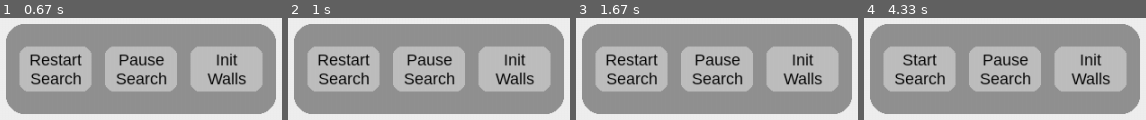
Above: before the commit, frames 1-4 (left to right).
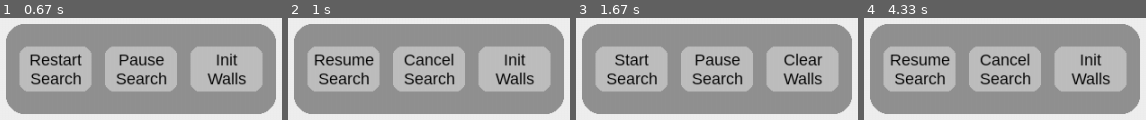
Above: after the commit, the same moments.

Repository: Kiwi-qiqi/Path_Planning
Game: pygame game, started from Test/Button_Test.py
Two runs of this game, one before a commit and one after it. Both use one fixed random seed, a clock stepped at 60 frames per second and the inputs below.
Inputs (mouse positions are in pixels of both pictures, inside the frame that each line leads up to):
- Up to frame 1 (0.67 s): press the mouse at (56, 69) at 0.37 s; move the mouse to (outside the picture) at 0.47 s; release the mouse at (outside the picture) at 0.6 s
- Up to frame 2 (1 s): press the mouse at (429, 69) at 0.7 s; move the mouse to (outside the picture) at 0.8 s; release the mouse at (outside the picture) at 0.93 s
- Up to frame 3 (1.67 s): press the mouse at (717, 69) at 1.03 s; move the mouse to (outside the picture) at 1.13 s; release the mouse at (outside the picture) at 1.27 s; press the mouse at (801, 69) at 1.37 s; move the mouse to (748, 64) at 1.47 s; release the mouse at (697, 60) at 1.6 s
- Up to frame 4 (4.33 s): press the mouse at (1089, 69) at 1.7 s; move the mouse to (outside the picture) at 1.8 s; release the mouse at (outside the picture) at 1.93 s; press the mouse at (1089, 69) at 2.03 s; move the mouse to (875, 33) at 2.13 s; release the mouse at (outside the picture) at 2.27 s; press the mouse at (1089, 69) at 2.37 s; move the mouse to (outside the picture) at 2.47 s; release the mouse at (outside the picture) at 2.6 s; press the mouse at (920, 69) at 2.7 s; move the mouse to (outside the picture) at 2.8 s; release the mouse at (outside the picture) at 2.93 s; press the mouse at (920, 69) at 3.03 s; move the mouse to (outside the picture) at 3.13 s; release the mouse at (outside the picture) at 3.27 s; press the mouse at (920, 69) at 3.37 s; move the mouse to (982, 30) at 3.47 s; release the mouse at (outside the picture) at 3.6 s; press the mouse at (920, 69) at 3.7 s; move the mouse to (914, 40) at 3.8 s; release the mouse at (outside the picture) at 3.93 s; press the mouse at (1005, 69) at 4.03 s; move the mouse to (outside the picture) at 4.13 s; release the mouse at (outside the picture) at 4.27 s

Frame 1 is identical in both runs. In frame 2, 2.9% of the frame differs, in the area x 9-59%, y 34-48%; in frame 3, 2.3%; in frame 4, 2.8%.

Commit message:
Figure out Button process logical

Diff:
--- a/Map/Button.py
+++ b/Map/Button.py
@@ -151,6 +151,17 @@
 
 
 #----------------------------------------Button文字与状态更新部分----------------------------------------
+    def reinit_button(self):
+        # print('Trigger search_over')
+        # 如果搜索以及动态展示结束，则修改button2为Clear Path
+        self.search_over = False
+
+        self.text[1]['label'] = 'Clear\nPath'
+        self.text[1]['callback']  = lambda: setattr(self, 'clear_path', True)
+
+        self.add_text_to_buttons()
+
+
     def execute_button_action(self, index):
         """
         点击button后, 根据当前button状态执行相应操作
@@ -179,19 +190,17 @@
 
         if index == 1:
             # Button 2
-            if self.dynamic_visualize:
-                if self.pause_search:
-                    self.dynamic_visualize = False
-                    self.pause_search = False
-                    self.text[index]['label'] = 'Cancel\nSearch'
-                    self.text[index]['callback']  = lambda: setattr(self, 'cancel_search', True)
-
-                    # 点击暂停后, start_search 和 restart_search
-                    # 此时button 1文字也对应修改
-                    self.text[index-1]['label'] = 'Resume\nSearch'
-                    self.text[index-1]['callback']  = lambda: setattr(self, 'resume_search', True)
-                else:
-                    pass
+            if self.pause_search:
+                self.dynamic_visualize = False
+
+                self.text[index]['label'] = 'Cancel\nSearch'
+                self.text[index]['callback']  = lambda: setattr(self, 'cancel_search', True)
+
+                # 点击暂停后, start_search 和 restart_search
+                # 此时button 1文字也对应修改
+                self.text[index-1]['label'] = 'Resume\nSearch'
+                self.text[index-1]['callback']  = lambda: setattr(self, 'resume_search', True)
+
 
             if self.cancel_search:
                 self.dynamic_visualize = False
@@ -204,12 +213,17 @@
                 self.text[index-1]['label'] = 'Start\nSearch'
                 self.text[index-1]['callback']  = lambda: setattr(self, 'start_search', True)
 
-            if self.search_over:
-                # 如果搜索以及动态展示结束，则修改button2为Clear Path
-                self.search_over = False
-
-                self.text[index]['label'] = 'Clear\nPath'
-                self.text[index]['callback']  = lambda: setattr(self, 'clear_path', True)
+            # if self.search_over:
+            #     print('Trigger search_over')
+            #     # 如果搜索以及动态展示结束，则修改button2为Clear Path
+            #     self.search_over = False
+
+            #     self.text[index]['label'] = 'Clear\nPath'
+            #     self.text[index]['callback']  = lambda: setattr(self, 'clear_path', True)
+
+            #     # 此时button 1文字也对应修改
+            #     self.text[index-1]['label'] = 'Start\nSearch'
+            #     self.text[index-1]['callback']  = lambda: setattr(self, 'start_search', True)
 
             if self.clear_path:
                 # 搜索结束后，点击clear_path全部清空所有路径与已拓展网格
@@ -220,7 +234,7 @@
 
                 # 此时button 1文字也对应修改
                 self.text[index-1]['label'] = 'Start\nSearch'
-                print(self.text[index-1]['label'])
+                # print(self.text[index-1]['label'])
                 self.text[index-1]['callback']  = lambda: setattr(self, 'start_search', True)
 
         if index == 2:
@@ -249,6 +263,7 @@
             # 如果点击到了button上,此时禁止处理button处的网格
             self.button_click = True
 
+            # 触发对应的button的事件
             for button in self.text:
                 if button['rect'].collidepoint(mouse_pos):
                     button_index = self.text.index(button)
--- a/Map/pygame_test.py
+++ b/Map/pygame_test.py
@@ -36,6 +36,46 @@
 start_time = None
 pause_time = None
 
+def button1_test(start_button_pressed):
+    if not start_button_pressed:
+        start_button_pressed = True
+        start_time = time.time()
+        pause_time = None
+        start_button_text = font.render("Start", True, BLACK)
+        pause_button_text = font.render("Pause", True, BLACK)
+        return start_time, pause_time, start_button_text, pause_button_text
+
+def button2_test(start_button_pressed, pause_button_pressed, start_time):
+    if start_button_pressed:
+        pause_button_pressed = not pause_button_pressed
+        if pause_button_pressed:
+            pause_button_text = font.render("Cancel", True, BLACK)
+            start_button_text = font.render("Continue", True, BLACK)
+            pause_time = time.time()
+        else:
+            pause_button_text = font.render("Pause", True, BLACK)
+            start_button_text = font.render("Start", True, BLACK)
+            start_time += time.time() - pause_time
+    return start_time, pause_time, start_button_text, pause_button_text
+
+def dynamic_countdown(start_button_pressed, pause_button_pressed, start_time, pause_time):
+    # 计算倒数时间
+    if start_button_pressed and not pause_button_pressed:
+        countdown = 10 - int(time.time() - start_time)
+        if countdown <= 0:
+            countdown = 0
+            start_button_pressed = False
+            start_button_text = font.render("Start", True, BLACK)
+            pause_button_text = font.render("Pause", True, BLACK)
+            start_time = None
+            pause_time = None
+    elif start_button_pressed and pause_button_pressed:
+        countdown = countdown
+    else:
+        countdown = 10
+
+    return start_time, pause_time, start_button_text, pause_button_text
+
 # 游戏循环
 while True:
     # 检查事件
@@ -62,7 +102,6 @@
                         pause_button_text = font.render("Pause", True, BLACK)
                         start_button_text = font.render("Start", True, BLACK)
                         start_time += time.time() - pause_time
-
     # 绘制界面
     screen.fill(BLACK)
     countdown_text = font.render(str(countdown), True, WHITE)
--- a/Map/test.py
+++ b/Map/test.py
@@ -1,71 +1,56 @@
 import pygame
+
 
 pygame.init()
 
-win = pygame.display.set_mode((500, 500))
+# Create buttons
+button1 = pygame.Surface((100, 50))
+button1.fill((255, 255, 255))
+button1_rect = button1.get_rect(center=(150, 150))
 
-clock = pygame.time.Clock()
+button2 = pygame.Surface((100, 50))
+button2.fill((255, 255, 255))
+button2_rect = button2.get_rect(center=(350, 150))
 
-font = pygame.font.Font(None, 36)
+screen = pygame.display.set_mode((500, 500))
+running = False
 
-start_button = pygame.Rect(50, 50, 100, 50)
-pause_button = pygame.Rect(200, 50, 100, 50)
-continue_button = pygame.Rect(200, 50, 150, 50)
-cancel_button = pygame.Rect(350, 50, 100, 50)
+def main_loop():
+    num = 0
+    while True:
+        if running:
+            print(num)
+            num += 1
+            if num > 100:
+                break
 
-is_running = False
-is_paused = False
-counter = 0
-stored_counter = 0
+        for event in pygame.event.get():
+            if event.type == pygame.QUIT:
+                pygame.quit()
+            elif event.type == pygame.MOUSEBUTTONDOWN:
+                if event.button == 1:
+                    if button1_rect.collidepoint(event.pos):
+                        running = True
+                        main_loop()
+                    elif button2_rect.collidepoint(event.pos):
+                        running = False
 
 while True:
+    screen.fill((0, 0, 0))
+
+    # Draw buttons
+    screen.blit(button1, button1_rect)
+    screen.blit(button2, button2_rect)
+
     for event in pygame.event.get():
         if event.type == pygame.QUIT:
             pygame.quit()
-            quit()
         elif event.type == pygame.MOUSEBUTTONDOWN:
-            if start_button.collidepoint(event.pos):
-                is_running = True
-            elif pause_button.collidepoint(event.pos):
-                is_paused = True
-                stored_counter = counter
-                start_button.text = 'Continue'
-                pause_button.text = 'Cancel'
-            elif continue_button.collidepoint(event.pos):
-                is_paused = False
-                start_button.text = 'Start'
-                pause_button.text = 'Pause'
-            elif cancel_button.collidepoint(event.pos):
-                is_running = False
-                is_paused = False
-                counter = 0
-                stored_counter = 0
-                start_button.text = 'Start'
-                pause_button.text = 'Pause'
-
-    win.fill((255, 255, 255))
-
-    if is_running:
-        for i in range(counter, 101):
-            counter = i
-            text = font.render(str(i), True, (0, 0, 0))
-            win.blit(text, (200, 200))
-            pygame.display.update()
-            clock.tick(10)
-            if is_paused:
-                break
-
-    start_button.text_surface = font.render(start_button.text, True, (0, 0, 0))
-    pygame.draw.rect(win, (0, 255, 0), start_button)
-    win.blit(start_button.text_surface, (start_button.x + 10, start_button.y + 10))
-
-    pause_button.text_surface = font.render(pause_button.text, True, (0, 0, 0))
-    pygame.draw.rect(win, (255, 0, 0), pause_button)
-    win.blit(pause_button.text_surface, (pause_button.x + 10, pause_button.y + 10))
-
-    cancel_button.text_surface = font.render('Cancel', True, (0, 0, 0))
-    pygame.draw.rect(win, (0, 0, 255), cancel_button)
-    win.blit(cancel_button.text_surface, (cancel_button.x + 10, cancel_button.y + 10))
+            if event.button == 1:
+                if button1_rect.collidepoint(event.pos):
+                    running = True
+                    main_loop()
+                elif button2_rect.collidepoint(event.pos):
+                    running = False
 
     pygame.display.update()
-    clock.tick(60)
--- a/Test/Button_Test.py
+++ b/Test/Button_Test.py
@@ -5,7 +5,9 @@
 import os
 import sys
 import time
+import random
 import pygame
+import numpy as np
 
 # 将 Map 文件夹所在路径添加到 sys.path 中
 map_path = os.path.dirname(os.path.abspath(__file__)) + "/../../Path_Planning/"
@@ -17,44 +19,18 @@
 from Map.Button  import Button
 
 #------------------------------------------Test------------------------------------------#
-def countdown_timer(dynamic_visualize):
-    # 定义倒数时长
-    countdown = 10
-    start_time = time.time()
-    pause_time = None
-
-    while countdown > 0:
-        if dynamic_visualize:
-            countdown = 10 - int(time.time() - start_time)
-            print('倒计时: ', countdown)
-            if countdown <= 0:
-                # 计时结束
-                dynamic_visualize = False
-
-        else:
-            pause_time = time.time()
-            start_time += time.time() - pause_time
-            countdown = 10 - int(time.time() - start_time)
-            print('倒计时: ', countdown)
-
-def show_dynamic(dynamic_visualize):
-    for i in range(100):
-        if dynamic_visualize:
-            pygame.time.delay(100)
-            print(i)
-            if i >= 9:
-                dynamic_visualize = False
-                break
-        else:
-            break
-
-
-def button1_function_test(button):
+# --------------------Button1--------------------
+def button_function_test(button):
+    global random_list
+    global count
     if button.start_search:
         print('Start Search--Algorithm!')
+        count = 0
+        random_list = list(range(random.randint(100,200)))
         button.start_search = False
 
     elif button.restart_search:
+        count = 0
         print('Restart Search--Algorithm!')
         button.restart_search = False
 
@@ -62,32 +38,90 @@
         print('Resume Search--Algorithm!')
         button.resume_search = False
 
-
-def button2_function_test(button):
+# --------------------Button2--------------------
     if button.pause_search:
         # 暂停可视化的过程
-        print('Pause Search!')
+        print('Pause Search!', count)
         button.dynamic_visualize = False
         button.pause_search = False
 
-    if button.dynamic_visualize:
-        show_dynamic(button.dynamic_visualize)
-
-        # button.dynamic_visualize = False
-        button.search_over = True
-
+    if button.dynamic_visualize and not button.pause_search:
+        pygame.time.delay(10)
+        print('Searching!', random_list[count])
+        count += 1
+        if count >= len(random_list):
+            count = 0
+            button.dynamic_visualize = False
+            button.search_over = True
+            if button.search_over:
+                button.reinit_button()
 
     if button.cancel_search:
         print('Cancel Search!')
         button.clear_path = True
+        button.cancel_search = False
+
+    elif button.clear_path:
+        count = 0
         print('Path has been cleared')
         button.clear_path = False
+
+# --------------------Button3--------------------
+    if button.init_walls:
+        print('Init Walls Finished!')
+        button.init_walls = False
+
+    if button.clear_walls:
+        print('Walls Cleared!')
+        button.clear_walls = False
+
+
+def button1_function_test(button, count):
+    if button.start_search:
+        count = 0
+        print('Start Search--Algorithm!')
+        random_list = list(range(random.randint(100,200)))
+        button.start_search = False
+
+    elif button.restart_search:
+        count = 0
+        print('Restart Search--Algorithm!')
+        button.restart_search = False
+
+    elif button.resume_search:
+        print('Resume Search--Algorithm!')
+        button.resume_search = False
+    return count
+
+def button2_function_test(button, count):
+    if button.pause_search:
+        # 暂停可视化的过程
+        print('Pause Search!', count)
+        button.dynamic_visualize = False
+        button.pause_search = False
+
+    if button.dynamic_visualize and not button.pause_search:
+        pygame.time.delay(10)
+        print('Searching!', count)
+        count += 1
+        if count >= 100:
+            count = 0
+            button.dynamic_visualize = False
+            button.search_over = True
+
+
+
+    if button.cancel_search:
+        print('Cancel Search!')
+        button.clear_path = True
         button.cancel_search = False
 
     elif button.clear_path:
+        count = 0
         print('Path has been cleared')
         button.clear_path = False
 
+    return count
 
 
 def button3_function_test(button):
@@ -104,6 +138,7 @@
     panel       = Panel(screen)
     button      = Button(panel)
 
+    count = 0
     running = True
     while running:
         for event in pygame.event.get():
@@ -153,15 +188,21 @@
             # Update the display
             pygame.display.update()
 
-
+        button_function_test(button)
+        # count = button1_function_test(button, count)
+        # count = button2_function_test(button, count)
+        # button3_function_test(button)
+
+        # print('button.dynamic_visualize: ', button.dynamic_visualize,
+        #       'button.search_over      : ', button.search_over)
+        # if button.dynamic_visualize and not button.pause_search:
 
         # if button.dynamic_visualize:
         #     print('button.dynamic_visualize: ', button.dynamic_visualize)
         # if button.pause_search:
         #     print('button.pause_search     : ', button.pause_search)
-        button1_function_test(button)
-        button2_function_test(button)
-        button3_function_test(button)
+
+
 
 
     # Quit Pygame
